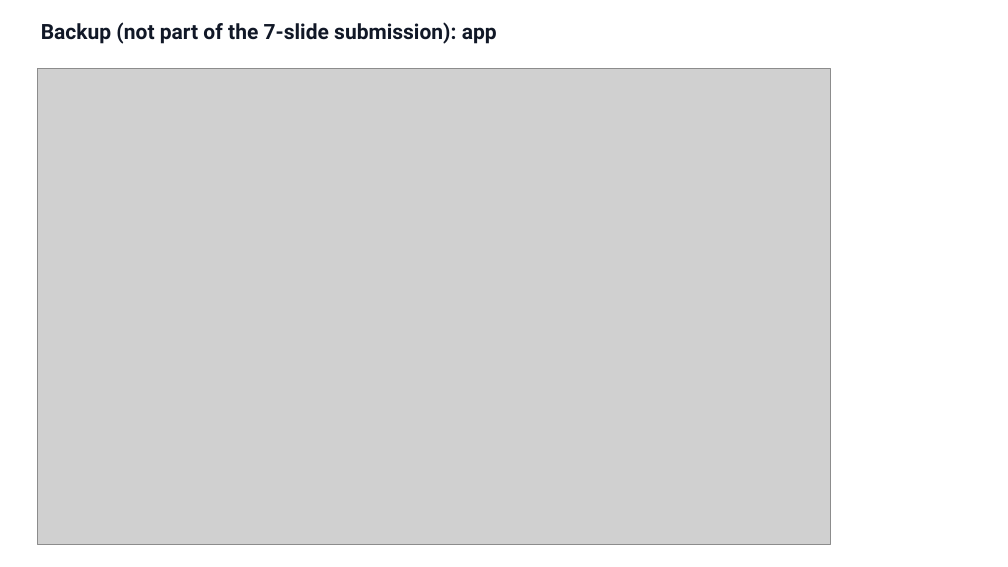
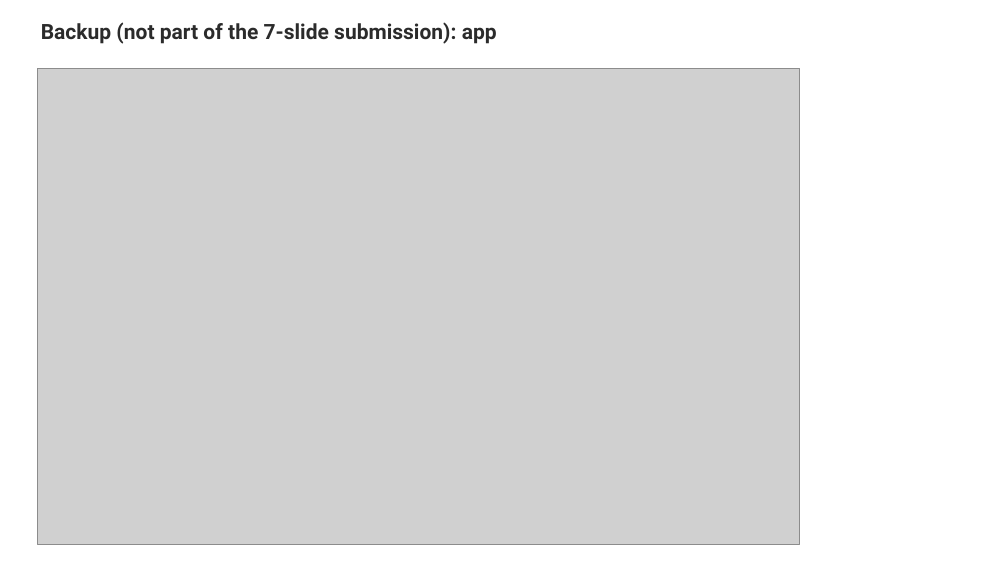
Before and after one commit to ahmedetk/jamra, a slide deck: slide 1 of slides/AstroByte_Backup.pptx. Drawn at 1008x567 pixels with LibreOffice and Linux fonts; fonts in the diff are those of the drawing; grey boxes stand for pictures. Boxes give left, top, right and bottom in pixels: in the first picture for what was removed or moved away, otherwise in the second. Text is boxed around its words. In the diff, an @@ line names an element or a change of style, - is before the commit and + after.

```diff
--- a/slides/AstroByte_Backup.pptx
+++ b/slides/AstroByte_Backup.pptx
@@ text "Backup (not part of the ..." at <box>41,22,497,44</box>: text colour #111827 to #2B2B2B @@
@@ picture: place and size @@
-picture at <box>38,68,830,544</box>
+picture at <box>38,68,800,544</box>
```
Also in this commit, not shown: 34 other files.
